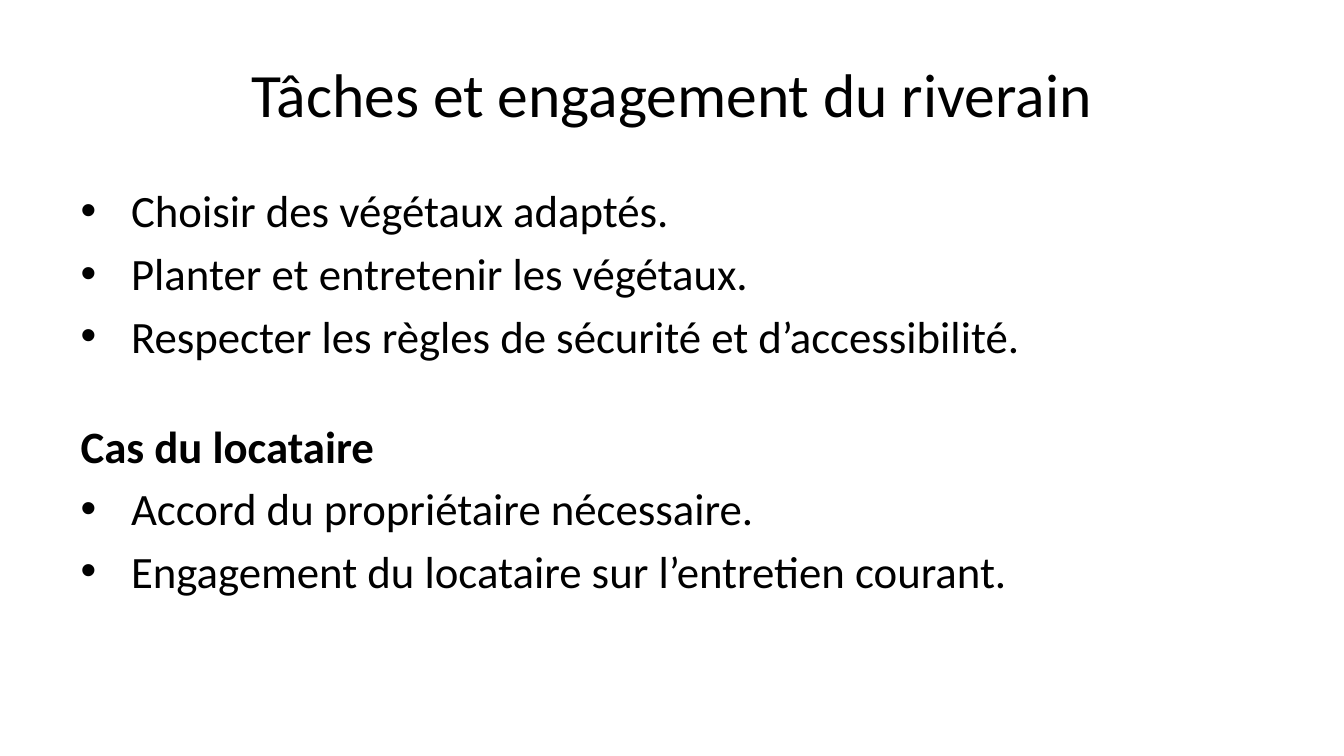
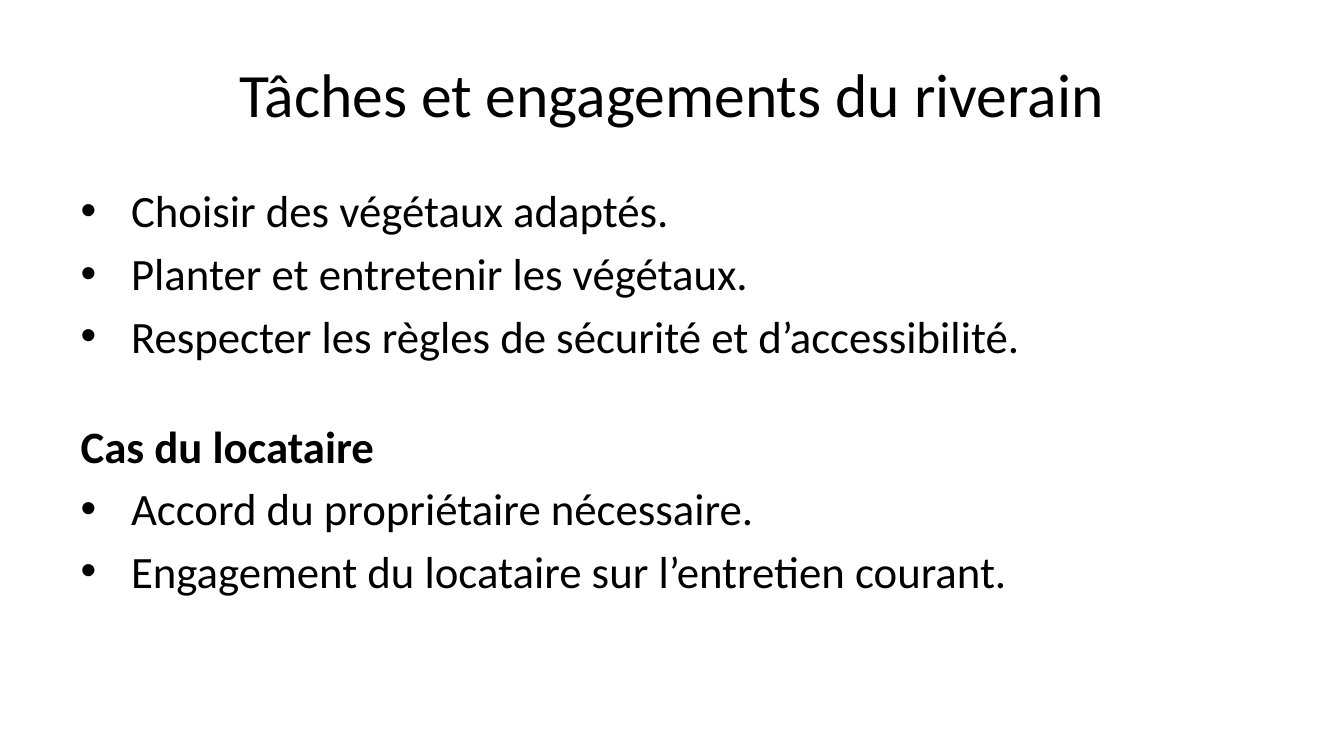
Before and after one commit to Bertrand82/vegetalisation_m2q, a slide deck: slide 10 of presentation.pptx. Drawn at 1344x756 pixels with LibreOffice and Linux fonts; fonts in the diff are those of the drawing. Boxes give left, top, right and bottom in pixels: in the first picture for what was removed or moved away, otherwise in the second. Text is boxed around its words. In the diff, an @@ line names an element or a change of style, - is before the commit and + after.

```diff
--- a/presentation.pptx
+++ b/presentation.pptx
@@ title at (240, 74, 1104, 128): text changed @@
-Tâches et engagement du riverain
+Tâches et engagements du riverain
```
Also in this commit, not shown: 9 other slides changed, 3 other files.
